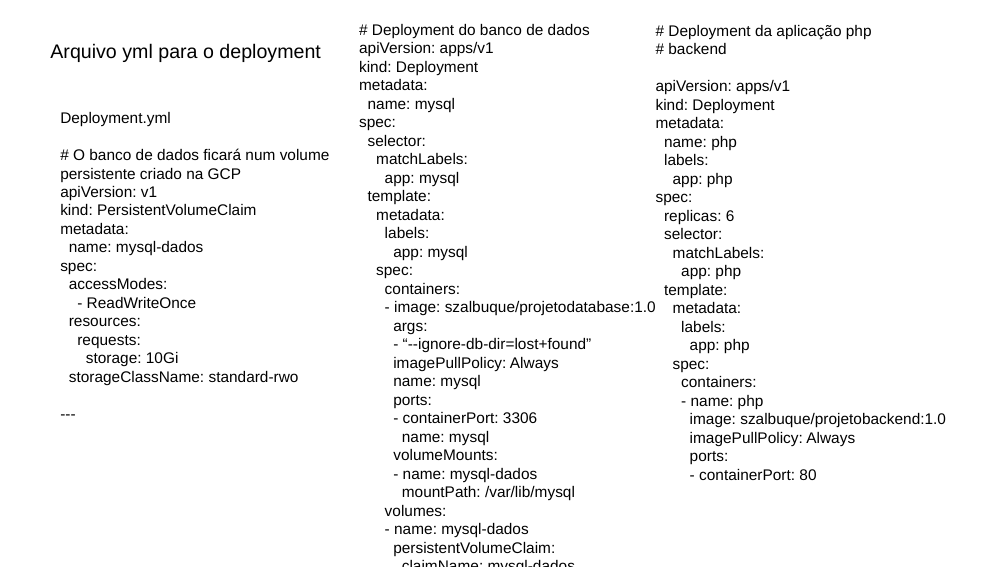
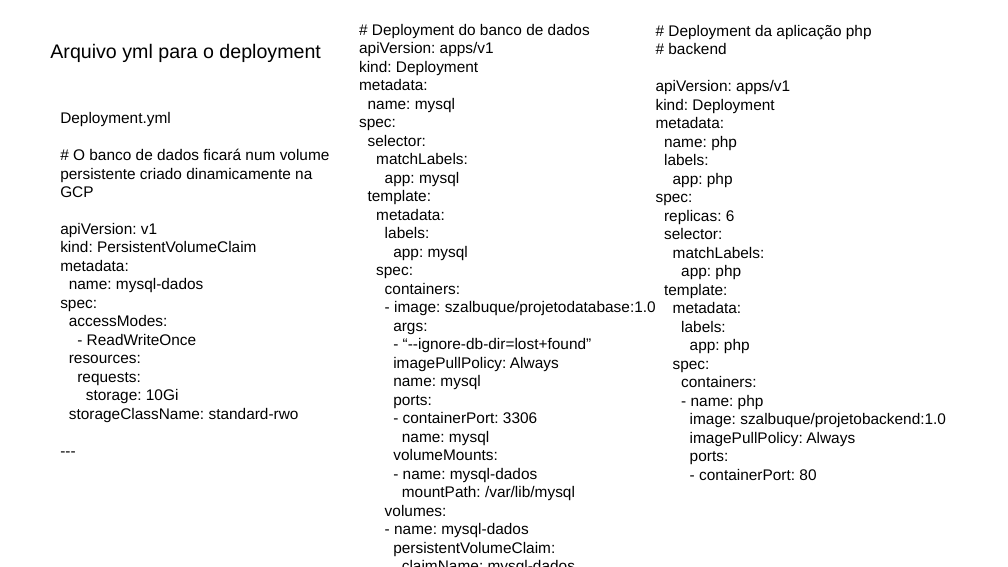
Before and after one commit to szalbuque/DevopsDio.me, a slide deck: slide 12 of Kubernetes - desafio/Kubernetes - Projeto 1.odp (slide 13 before the commit). Drawn at 1008x567 pixels with LibreOffice and Linux fonts; fonts in the diff are those of the drawing; background and template pictures are left out. Boxes give left, top, right and bottom in pixels: in the first picture for what was removed or moved away, otherwise in the second. Text is boxed around its words. In the diff, an @@ line names an element or a change of style, - is before the commit and + after.

```diff
--- a/Kubernetes - desafio/Kubernetes - Projeto 1.odp
+++ b/Kubernetes - desafio/Kubernetes - Projeto 1.odp
@@ text at bbox=[60, 148, 330, 197]: text changed @@
-# O banco de dados ficará num volume persistente criado na GCP
+# O banco de dados ficará num volume persistente criado dinamicamente na GCP
```
Also in this commit, not shown: 3 other slides changed, 1 slide removed, 7 other files.
